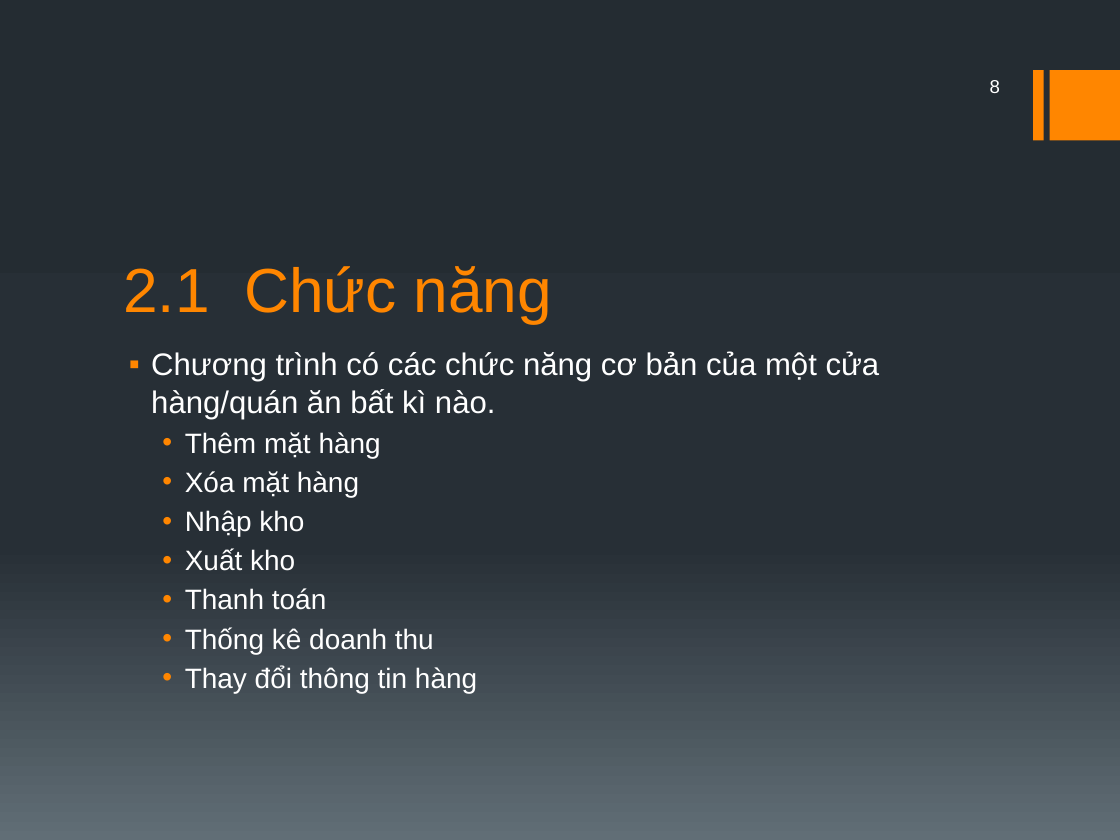
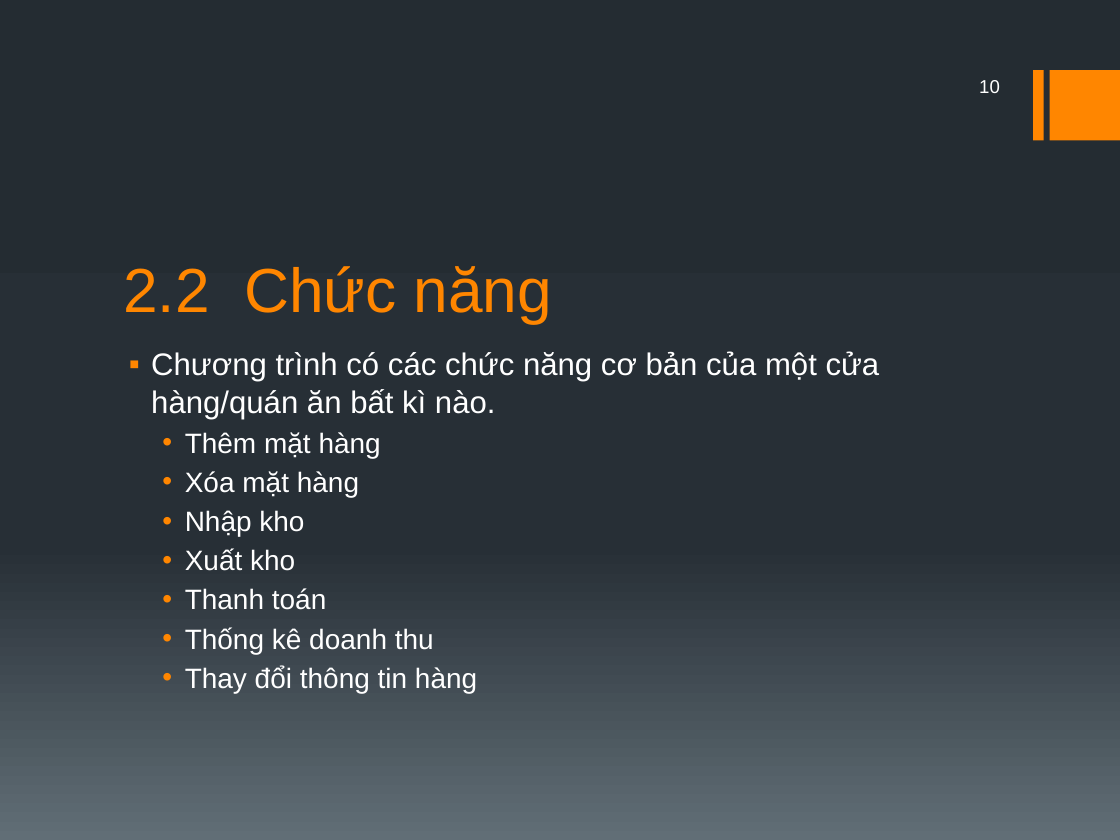
Before and after one commit to Hachiko001/CuaHang-NhaKho, a slide deck: slide 10 of Báo cáo/Báo cáo.pptx (slide 8 before the commit). Drawn at 1120x840 pixels with LibreOffice and Linux fonts; fonts in the diff are those of the drawing. Boxes give left, top, right and bottom in pixels: in the first picture for what was removed or moved away, otherwise in the second. Text is boxed around its words. In the diff, an @@ line names an element or a change of style, - is before the commit and + after.

Commit message:
Final update before presentation
Đã hoàn thành tất cả các chức năng trừ phần tên đăng nhập và chức danh
của nhân viên (cái này đang làm dở). Phần báo cáo tương đối đơn giản,
hạn chế màu mè. Không biết có ai đọc cái này k nữa...

```diff
--- a/Báo cáo/Báo cáo.pptx
+++ b/Báo cáo/Báo cáo.pptx
@@ page number at [979,80,1000,93]: text changed @@
-8
+10
@@ title at [123,266,552,323]: text changed @@
-2.1 Chức năng
+2.2 Chức năng
```
Also in this commit, not shown: 5 other slides changed, 8 slides added, 3 slides removed, 17 other files.
